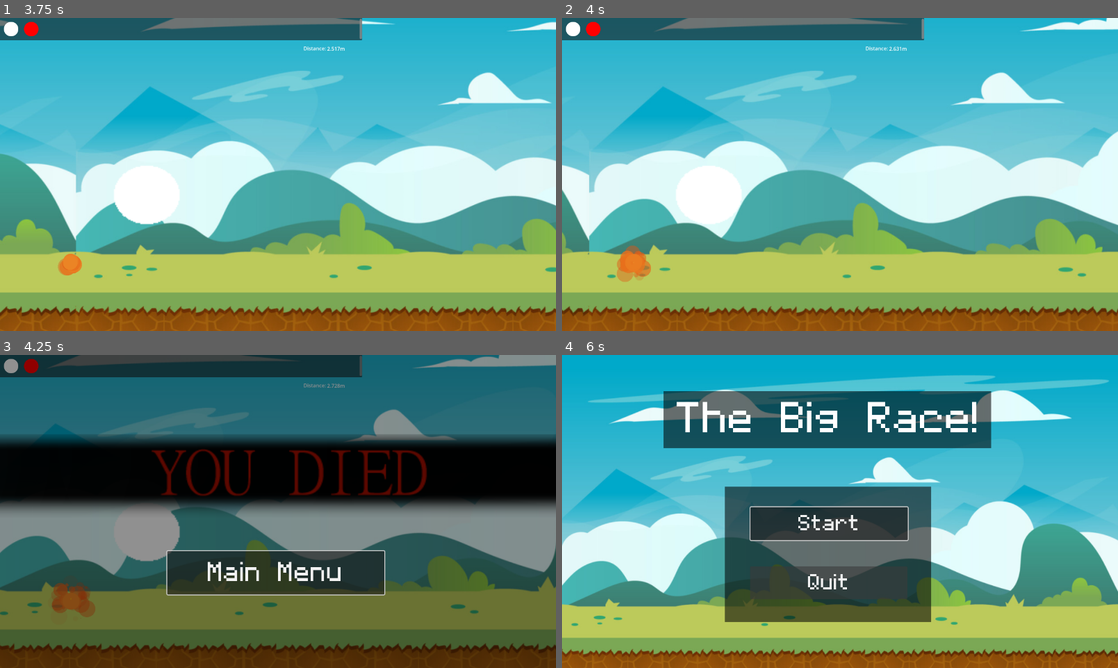
Above: before the commit, frames 1-4 (two rows, left to right).
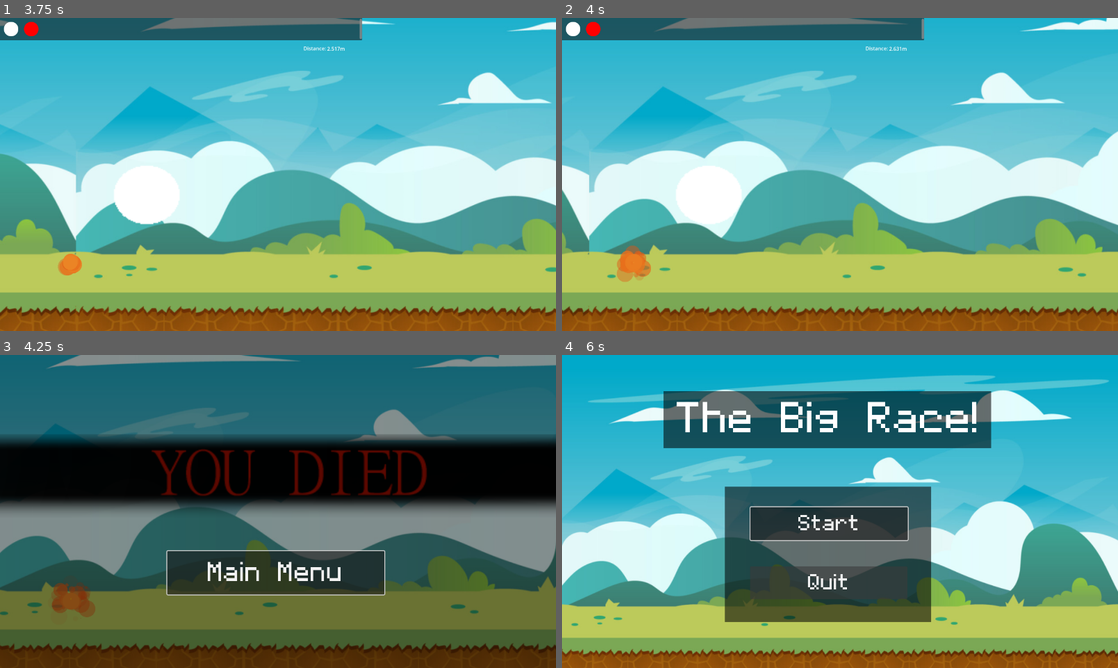
Above: after the commit, the same moments.

Repository: sarahletchford42/the-big-race
Game: Godot game, scene res://scenes/UI/title_screen.tscn
The game is run twice, just before and just after one commit, with the same random seed, the same clock (stepped at 60 frames per second) and the same inputs.
Inputs:
- Up to frame 1 (3.75 s): click "Start" at 0.5 s; tap Enter (ui_accept) at 1.25, 1.52, 2.27 s
- Up to frame 2 (4 s): tap Enter (ui_accept) at 3.77 s
- Up to frame 3 (4.25 s): no input
- Up to frame 4 (6 s): click "Main Menu" at 5.75 s

Frames 1-2 are identical in both runs. In frame 3, 5.7% of the frame differs, in the area x 0-66%, y 0-66%; in frame 4, nothing differs.
Error before the commit: Invalid assignment of property or key 'ui' with value of type 'CanvasLayer' on a base object of type 'RichTextLabel (Distance_Value.gd)'. (res://scenes/main_sc…

Commit message:
Disappearing UI and saved distance
UI now disappears on death and when in menus. It also resets the distance value each time a new game is started and will save the value at death which can be used for displaying a score

Diff:
--- a/scenes/UI/Distance_Value.gd
+++ b/scenes/UI/Distance_Value.gd
@@ -1,15 +1,25 @@
 extends RichTextLabel
 
-
+var ui = null
 var distance = float(1)
 @export var speed : float
+@export var string_dist : String
+@export var final_distance : String
 
 func dist_add(dist_added):
 	distance = "%.3f" % (float(distance) + dist_added)
 	set_text(str(distance) + "m")
 
-func _ready():
-	pass
+func ui_death():
+	final_distance = distance
+	print(final_distance)
+	ui.visible = false
+	distance = 0.0000000
+
+func on_start():
+	ui.visible = true
+	distance = 1
+	_process(0)
 
 
 func _process(delta):
--- a/scenes/player/player.gd
+++ b/scenes/player/player.gd
@@ -6,6 +6,7 @@
 var gravity = ProjectSettings.get_setting("physics/2d/default_gravity")
 var dying = null
 var fix = false
+var UI
 
 func _on_ready():
 	dying = false
@@ -28,6 +29,7 @@
 
 func _on_death_timer_timeout():
 	#$CanvasLayer/death_screen.visible = true
+	UI.ui_death()
 	var spikes = get_tree().get_nodes_in_group("spike")
 	for spike in spikes:
 		spike.queue_free()
